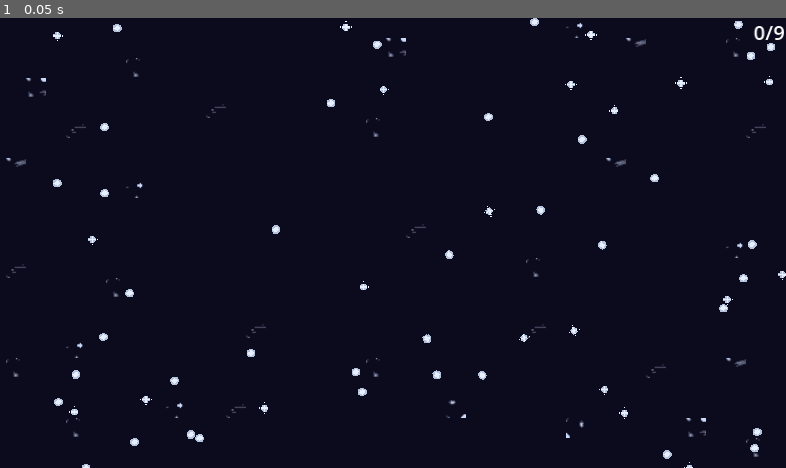
Above: before the commit, frame 1.
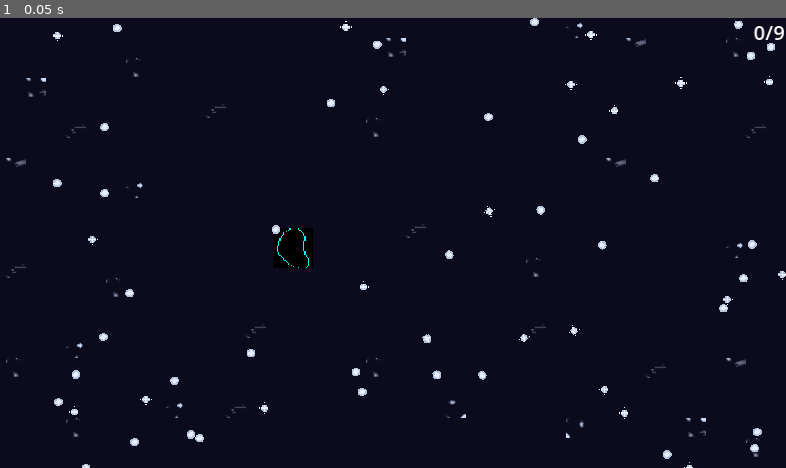
Above: after the commit, the same moment.

Repository: poses98/pixelation
Game: Godot game, scene res://scenes/image_splitter.tscn
Same seed, same stepped clock (60 frames per second), same inputs: the game is played once before the commit and once after it.
Inputs:
- Up to frame 1 (0.05 s): no input

The runs differ from the first frame. In frame 1, 0.4% of the frame differs, in the area x 34-40%, y 46-56%.

Commit message:
minor change

Diff:
--- a/scenes/image_splitter.tscn
+++ b/scenes/image_splitter.tscn
@@ -43,7 +43,6 @@
 STAR_SOUNDS = Array[AudioStream]([ExtResource("4_mk4xb"), ExtResource("5_n3xvb"), ExtResource("6_vnbne"), ExtResource(" …(184 unchanged characters)…
 
 [node name="Sprite2D" type="Sprite2D" parent="."]
-visible = false
 texture_filter = 1
 position = Vector2(245.665, 184.325)
 
@@ -70,3 +69,5 @@
 round_precision = 32
 
 [node name="AudioStreamPlayer2D" type="AudioStreamPlayer2D" parent="."]
+
+[node name="ForeignStars" type="Node" parent="."]
--- a/scripts/image_splitter.gd
+++ b/scripts/image_splitter.gd
@@ -123,7 +123,7 @@
 	# Instantiate foreign stars
 	for point in range(star_number):
 		var star_instance = star_scene.instantiate()
-		add_child(star_instance)
+		$ForeignStars.add_child(star_instance)
 		star_instance.connect("select", _on_star_selectable_select)
 
 		var new_position = Vector2.ZERO
@@ -153,12 +153,8 @@
 
 # Prints the edges of the image in the $Sprite2D
 func printEdges():
-	var count = 0
-	var modulus = 1
 	for i:Vector2i in edgePoints:
-		if count % modulus == 0 || i.y == 0 || i.y == image.get_height()-1:
-			draw_image.set_pixelv(i,Color.AQUA)
-		count = count + 1
+		draw_image.set_pixelv(i,Color.AQUA)
 	var texture = ImageTexture.create_from_image(draw_image)
 	$Sprite2D.texture = texture
 
